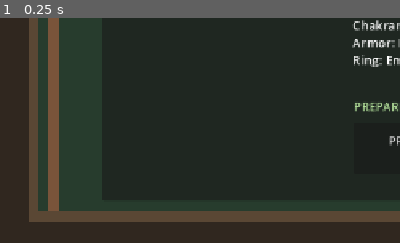
Above: before the commit, frame 1.
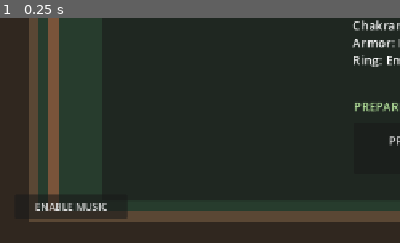
Above: after the commit, the same moment.

Repository: matt1237/Blade-Dancer
Game: Godot game, scene res://scenes/main.tscn
Same seed, same stepped clock (60 frames per second), same inputs: the game is played once before the commit and once after it. Sound files missing from this copy of the repository are replaced by a short silence.
Inputs:
- Up to frame 1 (0.25 s): no input
The pictures show only the part of the screen within x 0-50%, y 50-100%; the shares and areas given below are measured in that part.

The runs differ from the first frame. In frame 1, 1.6% of the frame differs, in the area x 7-32%, y 78-90%.

Commit message:
Success Online!

Diff:
--- a/scenes/main.tscn
+++ b/scenes/main.tscn
@@ -378,3 +378,4 @@
 
 [node name="AudioStreamPlayer" type="AudioStreamPlayer" parent="." unique_id=1748045528]
 stream = ExtResource("6_tefeu")
+playback_type = 1
--- a/scenes/ui/home_menu.tscn
+++ b/scenes/ui/home_menu.tscn
@@ -114,6 +114,32 @@
 theme_override_font_sizes/font_size = 30
 text = "★"
 tooltip_text = "Open the Blade Dancer tutorial"
+
+[node name="EnableMusicButton" type="Button" parent="."]
+layout_mode = 1
+anchor_top = 1.0
+anchor_bottom = 1.0
+offset_left = 24.0
+offset_top = -78.0
+offset_right = 204.0
+offset_bottom = -38.0
+grow_vertical = 0
+theme_override_font_sizes/font_size = 16
+text = "ENABLE MUSIC"
+tooltip_text = "If the browser is silent, click to retry the current music track."
+
+[node name="MusicStatus" type="Label" parent="."]
+layout_mode = 1
+anchor_top = 1.0
+anchor_bottom = 1.0
+offset_left = 24.0
+offset_top = -34.0
+offset_right = 520.0
+offset_bottom = -10.0
+grow_vertical = 0
+mouse_filter = 2
+theme_override_colors/font_color = Color(0.7, 0.82, 0.65, 1)
+theme_override_font_sizes/font_size = 13
 
 [node name="TutorialPage" type="Panel" parent="."]
 visible = false
--- a/scripts/audio/music_director.gd
+++ b/scripts/audio/music_director.gd
@@ -54,6 +54,7 @@
 var transition_serial: int = 0
 var music_volume_linear: float = 1.0
 var forge_volume_linear: float = 0.60
+var audio_unlock_attempted: bool = false
 
 func _ready() -> void:
 	process_mode = Node.PROCESS_MODE_ALWAYS
@@ -67,12 +68,43 @@
 	if not music_player.playing and music_player.is_inside_tree(): music_player.play()
 
 func unlock_audio() -> void:
-	# Browsers may reject autoplay until the first user gesture. Calling play()
-	# again from that gesture resumes the already-selected track.
-	if music_player == null or not music_player.is_inside_tree():
-		return
-	if not music_player.playing:
+	# The browser's first gesture may be needed to allow autoplay. Never restart
+	# on subsequent gameplay inputs (including every touch during a swipe).
+	if audio_unlock_attempted or music_player == null or not music_player.is_inside_tree():
+		return
+	audio_unlock_attempted = true
+	log_music_diagnostics("before first Web gesture")
+	if mode != Mode.SILENT:
 		music_player.play()
+	log_music_diagnostics("after first Web gesture")
+	await get_tree().create_timer(0.4, true).timeout
+	if is_instance_valid(music_player):
+		log_music_diagnostics("0.4s after first Web gesture")
+
+func retry_music_from_button() -> String:
+	# Explicit user gesture only. Do not invoke this from gameplay input: play()
+	# restarts the track, and browser swipes must never restart music.
+	log_music_diagnostics("before manual retry")
+	if music_player == null or not music_player.is_inside_tree() or music_player.stream == null:
+		return "No music track loaded — check browser console."
+	if mode == Mode.SILENT:
+		return "Music is paused for this activity."
+	if music_volume_linear <= 0.0:
+		return "Music volume is 0% in Settings."
+	audio_unlock_attempted = true
+	music_player.stream_paused = false
+	music_player.play()
+	log_music_diagnostics("after manual retry")
+	return "Music requested. If still silent, check browser console."
+
+func log_music_diagnostics(stage: String) -> void:
+	if music_player == null:
+		print("MUSIC DIAG [%s] player missing" % stage)
+		return
+	var bus_index: int = AudioServer.get_bus_index(music_player.bus)
+	var bus_details: String = "missing" if bus_index < 0 else "mute=%s volume_db=%.1f" % [AudioServer.is_bus_mute(bus_index), AudioServer.get_bus_volume_db(bus_index)]
+	var stream_path: String = "none" if music_player.stream == null else music_player.stream.resource_path
+	print("MUSIC DIAG [%s] mode=%s stream=%s playing=%s paused=%s position=%.2f player_db=%.1f music_setting=%.2f bus=%s (%s) master_mute=%s" % [stage, Mode.keys()[mode], stream_path, music_player.playing, music_player.stream_paused, music_player.get_playback_position(), music_player.volume_db, music_volume_linear, music_player.bus, bus_details, AudioServer.is_bus_mute(0)])
 
 func set_music_volume(value: float) -> void:
 	music_volume_linear = clampf(value, 0.0, 1.0)
--- a/scripts/main.gd
+++ b/scripts/main.gd
@@ -337,6 +337,7 @@
 	home_menu.connect("metronome_visualizer_changed", Callable(self, "_on_metronome_visualizer_changed"))
 	home_menu.connect("visual_style_changed", Callable(self, "_on_visual_style_changed"))
 	home_menu.connect("audio_settings_changed", Callable(self, "_on_audio_settings_changed"))
+	home_menu.enable_music_requested.connect(_on_enable_music_requested)
 	home_menu.connect("metronome_color_changed", Callable(self, "_on_metronome_color_changed"))
 	home_menu.connect("camera_zoom_changed", Callable(self, "_on_camera_zoom_changed"))
 	home_menu.connect("cauldron_catch_requested", Callable(self, "_on_cauldron_catch_requested"))
@@ -559,6 +560,7 @@
 			bus_index = AudioServer.get_bus_count() - 1
 			AudioServer.set_bus_name(bus_index, bus_name)
 		AudioServer.set_bus_send(bus_index, &"Master")
+		AudioServer.set_bus_mute(bus_index, false)
 
 func _audio_volume_db(value: float) -> float:
 	return SILENT_AUDIO_DB if value <= 0.0 else linear_to_db(clampf(value, 0.0001, 1.0))
@@ -572,17 +574,23 @@
 	if sfx_bus_index >= 0: AudioServer.set_bus_volume_db(sfx_bus_index, _audio_volume_db(sfx_volume))
 	if is_instance_valid(music_director): music_director.call("set_music_volume", music_volume)
 
+func _on_enable_music_requested() -> void:
+	if not is_instance_valid(music_director):
+		home_menu.set_music_status("Music player unavailable.")
+		return
+	home_menu.set_music_status(music_director.retry_music_from_button())
+	# Playback state is not proof of audible sound, but this helps diagnose
+	# browser-only failures without restarting music on every gameplay input.
+	await get_tree().create_timer(0.4, true).timeout
+	if is_instance_valid(music_director):
+		music_director.log_music_diagnostics("0.4s after manual retry")
+
 func _configure_music_loop() -> void:
 	music_player.bus = MUSIC_BUS
 	music_director = MUSIC_DIRECTOR_SCRIPT.new() as Node
 	add_child(music_director)
 	music_director.setup(music_player)
 	music_director.call("set_forge_volume", forge_music_volume)
-
-func _unhandled_input(event: InputEvent) -> void:
-	if event is InputEventKey or event is InputEventMouseButton or event is InputEventScreenTouch or event is InputEventJoypadButton:
-		if is_instance_valid(music_director):
-			music_director.call("unlock_audio")
 
 func record_damage_dealt(amount: float) -> void:
 	run_damage_dealt += maxf(0.0, amount)
@@ -1019,9 +1027,10 @@
 		_finish_run(false)
 
 func _input(event: InputEvent) -> void:
-	if event is InputEventKey or event is InputEventMouseButton or event is InputEventScreenTouch or event is InputEventJoypadButton:
-		if is_instance_valid(music_director):
-			music_director.call("unlock_audio")
+	if OS.has_feature("web") and event.is_pressed() and not event.is_echo():
+		if event is InputEventKey or event is InputEventMouseButton or event is InputEventScreenTouch or event is InputEventJoypadButton:
+			if is_instance_valid(music_director):
+				music_director.unlock_audio()
 	if event is InputEventKey and event.keycode == KEY_ESCAPE and event.pressed and not event.echo:
 		_toggle_pause()
 
@@ -1745,6 +1754,13 @@
 	return parsed as Dictionary if parsed is Dictionary and _global_state_complete(parsed as Dictionary) else {}
 
 func _initialize_global_presets() -> void:
+	# The baked package is the game’s actual default, not merely a launch profile.
+	# Dev preset saves remain authoring data and never replace fresh-game tuning.
+	var baked_game_default: Dictionary = _load_baked_global_preset()
+	if not baked_game_default.is_empty():
+		global_preset_slot = 2
+		_apply_global_preset_state(baked_game_default)
+		return
 	# Global Preset 2 is the canonical game default. Every launch starts from it,
 	# including returning users whose saved launch slot was changed elsewhere.
 	if GlobalPresetConfig.has_library() and _global_state_complete(GlobalPresetConfig.get_slot(2)):
--- a/scripts/ui/home_menu.gd
+++ b/scripts/ui/home_menu.gd
@@ -16,6 +16,7 @@
 signal metronome_visualizer_changed(mode: String)
 signal visual_style_changed(mode: String)
 signal audio_settings_changed(music_volume: float, sfx_volume: float)
+signal enable_music_requested()
 signal metronome_color_changed(palette: String)
 signal camera_zoom_changed(value: float)
 signal cauldron_catch_requested()
@@ -37,6 +38,8 @@
 @onready var options_tab: Button = $TopBar/OptionsTab
 @onready var adventure_button: Button = $TopBar/AdventureButton
 @onready var tutorial_button: Button = $TutorialButton
+@onready var enable_music_button: Button = $EnableMusicButton
+@onready var music_status: Label = $MusicStatus
 @onready var tutorial_page: Control = $TutorialPage
 @onready var status_page: Control = $StatusPage
 @onready var storage_page: Control = $StoragePage
@@ -457,6 +460,7 @@
 	options_tab.pressed.connect(show_tab.bind(Tab.OPTIONS))
 	settings_tab.pressed.connect(show_tab.bind(Tab.SETTINGS))
 	tutorial_button.pressed.connect(_request_tutorial)
+	enable_music_button.pressed.connect(func() -> void: enable_music_requested.emit())
 	music_volume_slider.value_changed.connect(_on_music_volume_changed)
 	sfx_volume_slider.value_changed.connect(_on_sfx_volume_changed)
 	metronome_color_button.pressed.connect(_cycle_metronome_color)
@@ -515,6 +519,9 @@
 func _select_input_mode(mode: String) -> void:
 	set_input_mode(mode)
 	input_mode_changed.emit(input_mode)
+
+func set_music_status(message: String) -> void:
+	music_status.text = message
 
 func set_audio_volumes(music_value: float, sfx_value: float) -> void:
 	music_volume = clampf(music_value, 0.0, 1.0)
--- a/tests/menu_flow_test.gd
+++ b/tests/menu_flow_test.gd
@@ -3,6 +3,18 @@
 const END_HUB_SCENE: PackedScene = preload("res://scenes/ui/end_run_hub.tscn")
 const HOME_MENU_SCENE: PackedScene = preload("res://scenes/ui/home_menu.tscn")
 const MAIN_SCENE: PackedScene = preload("res://scenes/main.tscn")
+
+func test_home_enable_music_button_is_bottom_left_and_emits_request() -> void:
+	var menu: HomeMenu = HOME_MENU_SCENE.instantiate() as HomeMenu
+	add_child(menu)
+	var button: Button = menu.get_node("EnableMusicButton") as Button
+	assert(button.anchor_top == 1.0 and button.anchor_bottom == 1.0)
+	assert(button.anchor_left == 0.0 and button.anchor_right == 0.0)
+	var requests: Array[int] = [0]
+	menu.enable_music_requested.connect(func() -> void: requests[0] += 1)
+	button.pressed.emit()
+	assert(requests[0] == 1)
+	menu.free()
 
 func test_end_run_hub_has_only_four_navigable_destinations() -> void:
 	var hub: EndRunHub = END_HUB_SCENE.instantiate() as EndRunHub
--- a/tests/music_director_test.gd
+++ b/tests/music_director_test.gd
@@ -1,6 +1,13 @@
 class_name MusicDirectorTest extends Node
 
 const MUSIC_DIRECTOR_SCRIPT: Script = preload("res://scripts/audio/music_director.gd")
+
+func test_main_music_uses_stream_playback_without_changing_sfx() -> void:
+	var scene: PackedScene = load("res://scenes/main.tscn") as PackedScene
+	var main: Node = scene.instantiate()
+	var player: AudioStreamPlayer = main.get_node("AudioStreamPlayer") as AudioStreamPlayer
+	assert(player.playback_type == 1, "Web music should use Stream playback rather than the default Sample playback.")
+	main.free()
 
 func test_home_playlist_uses_all_tracks_before_repeating() -> void:
 	var director: Node = MUSIC_DIRECTOR_SCRIPT.new() as Node
@@ -11,8 +18,37 @@
 		for second_index: int in range(first_index + 1, first_cycle.size()):
 			assert(first_cycle[first_index] != first_cycle[second_index], "Every Home song should play once before the shuffle bag refills.")
 	var first_after_refill: AudioStream = director._next_home_track()
-	assert(first_after_refill != first_cycle[2], "A new shuffle cycle must not immediately repeat the previous song.")
+	assert(first_after_refill != first_cycle.back(), "A new shuffle cycle must not immediately repeat the previous song.")
 	director.free()
+
+func test_audio_unlock_does_not_restart_track_on_repeated_input() -> void:
+	var player: AudioStreamPlayer = AudioStreamPlayer.new()
+	player.stream = load("res://assets/audio/music/Combat/forest_combat_theme.mp3") as AudioStream
+	add_child(player)
+	var director: MusicDirector = MUSIC_DIRECTOR_SCRIPT.new() as MusicDirector
+	add_child(director)
+	director.setup(player)
+	director.unlock_audio()
+	player.seek(1.0)
+	director.unlock_audio()
+	assert(player.get_playback_position() >= 0.9, "Repeated input must not restart the playing song.")
+	director.free()
+	player.free()
+
+func test_manual_music_retry_works_after_automatic_unlock_was_used() -> void:
+	var player: AudioStreamPlayer = AudioStreamPlayer.new()
+	player.stream = load("res://assets/audio/music/Combat/forest_combat_theme.mp3") as AudioStream
+	add_child(player)
+	var director: MusicDirector = MUSIC_DIRECTOR_SCRIPT.new() as MusicDirector
+	add_child(director)
+	director.setup(player)
+	director.unlock_audio()
+	player.seek(1.0)
+	var message: String = director.retry_music_from_button()
+	assert(message.contains("Music requested"))
+	assert(player.get_playback_position() < 0.5, "The explicit button must retry even after automatic unlock was attempted.")
+	director.free()
+	player.free()
 
 func test_music_volume_scales_current_and_forge_tracks() -> void:
 	var director: Node = MUSIC_DIRECTOR_SCRIPT.new() as Node
